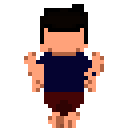
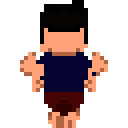
Before/after of a 128x128 layered artwork. What changed in the layer stack:
added group "back_balance" with 4 layers above "back" over bbox(20, 8, 108, 128)
added layer "back_balance_4" in group "back_balance" over bbox(40, 8, 104, 116)
added layer "back_balance_3" in group "back_balance" over bbox(20, 8, 108, 128)
added layer "back_balance_2" in group "back_balance" over bbox(24, 8, 104, 116)
added layer "back_balance_1" in group "back_balance" over bbox(20, 8, 108, 128)
added group "front_balance" with 4 layers above "front" over bbox(24, 8, 100, 128)
added layer "front_balance_4" in group "front_balance" over bbox(24, 12, 100, 128)
added layer "front_balance_3" in group "front_balance" over bbox(40, 8, 100, 128)
added layer "front_balance_2" in group "front_balance" over bbox(24, 12, 100, 128)
added layer "front_balance_1" in group "front_balance" over bbox(40, 8, 88, 128)
added group "left_balance" with 6 layers above "left" over bbox(40, 4, 88, 128)
added layer "left_balance_6" in group "left_balance" over bbox(40, 12, 80, 128)
added layer "left_balance_5" in group "left_balance" over bbox(40, 12, 88, 128)
added layer "left_balance_4" in group "left_balance" over bbox(40, 8, 88, 128)
added layer "left_balance_2" in group "left_balance" over bbox(40, 8, 88, 116)
added layer "left_balance_1" in group "left_balance" over bbox(40, 4, 88, 116)
added group "right_balance" with 6 layers above "right" over bbox(40, 0, 88, 116)
added layer "right_balance_6" in group "right_balance" over bbox(48, 8, 88, 116)
added layer "right_balance_5" in group "right_balance" over bbox(40, 8, 88, 116)
added layer "right_balance_4" in group "right_balance" over bbox(40, 4, 88, 116)
added layer "right_balance_3" in group "right_balance" over bbox(44, 4, 88, 116)
added layer "right_balance_2" in group "right_balance" over bbox(40, 4, 88, 116)
added layer "right_balance_1" in group "right_balance" over bbox(40, 0, 88, 116)
…and 1 more changes (1 added)
